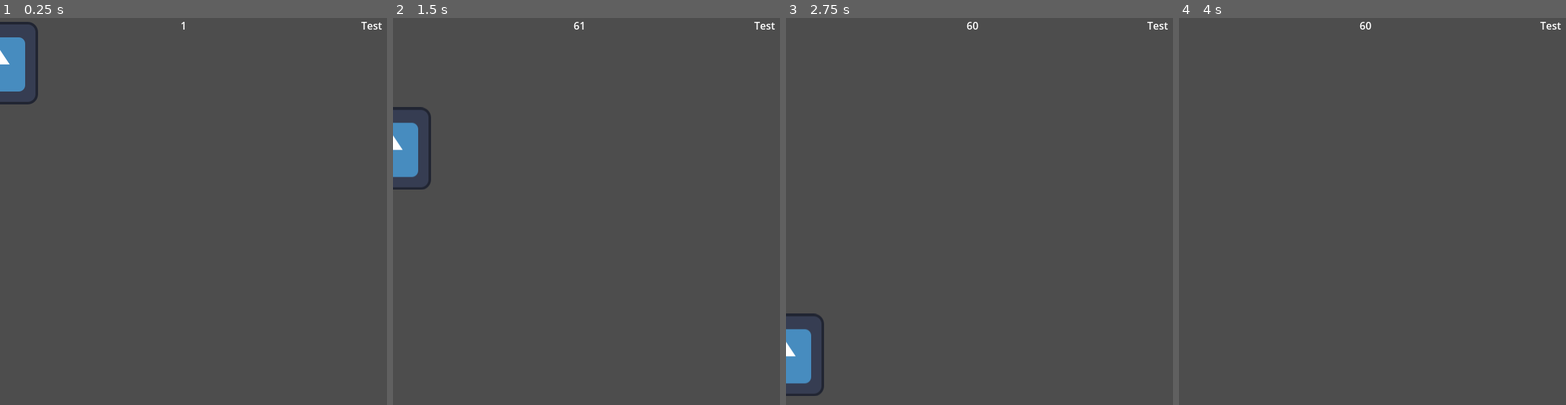
Above: before the commit, frames 1-4 (left to right).
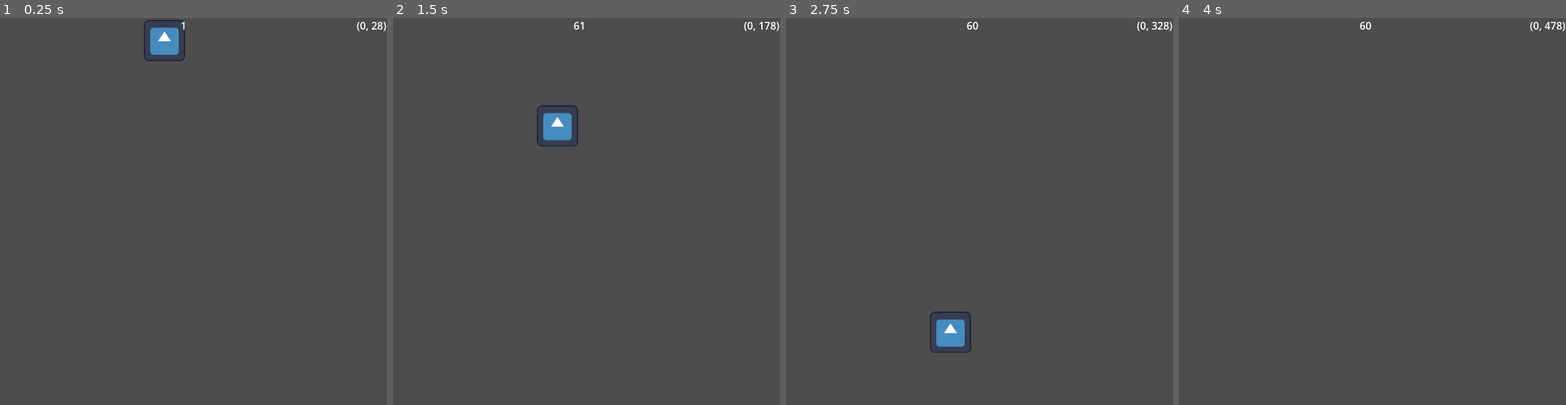
Above: after the commit, the same moments.

Repository: BozWorld/QuickTesting
Game: Godot game, scene res://testing_scene.tscn
Two runs of this game, one before a commit and one after it. Both use one fixed random seed, a clock stepped at 60 frames per second and the inputs below. The engine's default icon, where the game draws it, is replaced by a stand-in: a white triangle on a blue panel in a dark square.
Inputs:
- Up to frame 1 (0.25 s): no input
- Up to frame 2 (1.5 s): no input
- Up to frame 3 (2.75 s): no input
- Up to frame 4 (4 s): no input

The runs differ from the first frame. In frame 1, 1.9% of the frame differs, in the area x 0-100%, y 0-23%; in frame 2, 2.0%; in frame 3, 2.0%, in the area x 0-100%, y 1-98%; in frame 4, 0.1%.
Error before the commit: Invalid call to function '_receive_Veloicty' in base 'CanvasLayer (UiManager.gd)'. Expected 1 arguments. (res://Scene_Manager.gd:4)

Commit message:
{correcting Signal system}

Diff:
--- /dev/null
+++ b/HUD.tscn
@@ -0,0 +1,25 @@
+[gd_scene load_steps=2 format=3 uid="uid://bjar352pdetfw"]
+
+[ext_resource type="Script" path="res://UiManager.gd" id="1_6d13j"]
+
+[node name="HUD" type="CanvasLayer"]
+script = ExtResource("1_6d13j")
+
+[node name="FpsCounter" type="Label" parent="."]
+anchors_preset = 5
+anchor_left = 0.5
+anchor_right = 0.5
+offset_left = -20.0
+offset_right = 20.0
+offset_bottom = 23.0
+grow_horizontal = 2
+size_flags_horizontal = 4
+
+[node name="VelocityChecker" type="Label" parent="."]
+anchors_preset = 1
+anchor_left = 1.0
+anchor_right = 1.0
+offset_left = -40.0
+offset_bottom = 23.0
+grow_horizontal = 0
+text = "Test"
--- a/PlayerBasics_Movement.gd
+++ b/PlayerBasics_Movement.gd
@@ -13,11 +13,13 @@
 var use_delta = true
 var target_fps = 60
 
+
 func _ready():
 	Engine.max_fps = target_fps
-	mySignal.emit(velocity)
+
 
 func _process(delta):
+	mySignal.emit(velocity)
 	if use_delta:
 		velocity += gravity * delta
 		$PlayerSprite.position += velocity * delta
--- a/Scene_Manager.gd
+++ b/Scene_Manager.gd
@@ -1,7 +1,7 @@
 extends Node2D
 
 func _ready():
-	$Player.mySignal.connect($HUD._receive_Veloicty())
+	$Player.mySignal.connect($HUD._receive_Velocity)
 # Called every frame. 'delta' is the elapsed time since the previous frame.
 func _process(delta):
 	$HUD/FpsCounter.text = str(Engine.get_frames_per_second())
--- a/UiManager.gd
+++ b/UiManager.gd
@@ -7,5 +7,6 @@
 	$FpsCounter.text = str(Engine.get_frames_per_second())
 
 
-func _receive_Veloicty(value):
+func _receive_Velocity(value):
 	label.text = str(value)
+	print_debug("hello")
--- a/player.tscn
+++ b/player.tscn
@@ -7,4 +7,5 @@
 script = ExtResource("1_m811d")
 
 [node name="PlayerSprite" type="Sprite2D" parent="."]
+scale = Vector2(0.5, 0.5)
 texture = ExtResource("1_vuo3o")
--- a/testing_scene.tscn
+++ b/testing_scene.tscn
@@ -2,32 +2,12 @@
 
 [ext_resource type="PackedScene" uid="uid://dgnvr62qh2bxw" path="res://player.tscn" id="1_5bkt4"]
 [ext_resource type="Script" path="res://Scene_Manager.gd" id="1_i78ed"]
-[ext_resource type="Script" path="res://UiManager.gd" id="3_ufwp6"]
+[ext_resource type="PackedScene" uid="uid://bjar352pdetfw" path="res://HUD.tscn" id="3_mvjo4"]
 
 [node name="Testing Scene" type="Node2D"]
 script = ExtResource("1_i78ed")
 
 [node name="Player" parent="." instance=ExtResource("1_5bkt4")]
-position = Vector2(-5, 66)
+position = Vector2(255, 31)
 
-[node name="HUD" type="CanvasLayer" parent="."]
-script = ExtResource("3_ufwp6")
-
-[node name="FpsCounter" type="Label" parent="HUD"]
-anchors_preset = 5
-anchor_left = 0.5
-anchor_right = 0.5
-offset_left = -20.0
-offset_right = 20.0
-offset_bottom = 23.0
-grow_horizontal = 2
-size_flags_horizontal = 4
-
-[node name="VelocityChecker" type="Label" parent="HUD"]
-anchors_preset = 1
-anchor_left = 1.0
-anchor_right = 1.0
-offset_left = -40.0
-offset_bottom = 23.0
-grow_horizontal = 0
-text = "Test"
+[node name="HUD" parent="." instance=ExtResource("3_mvjo4")]
